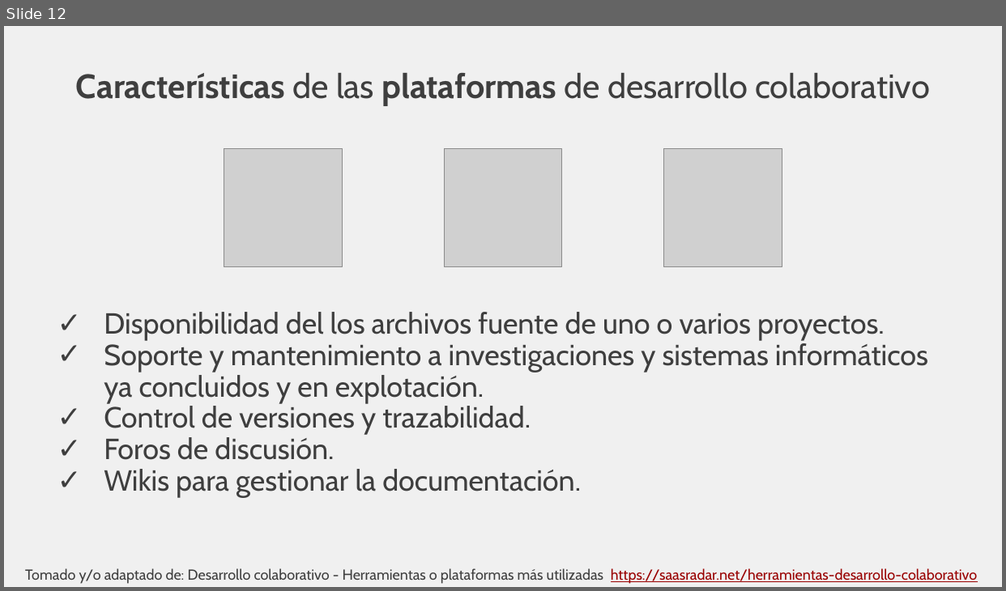
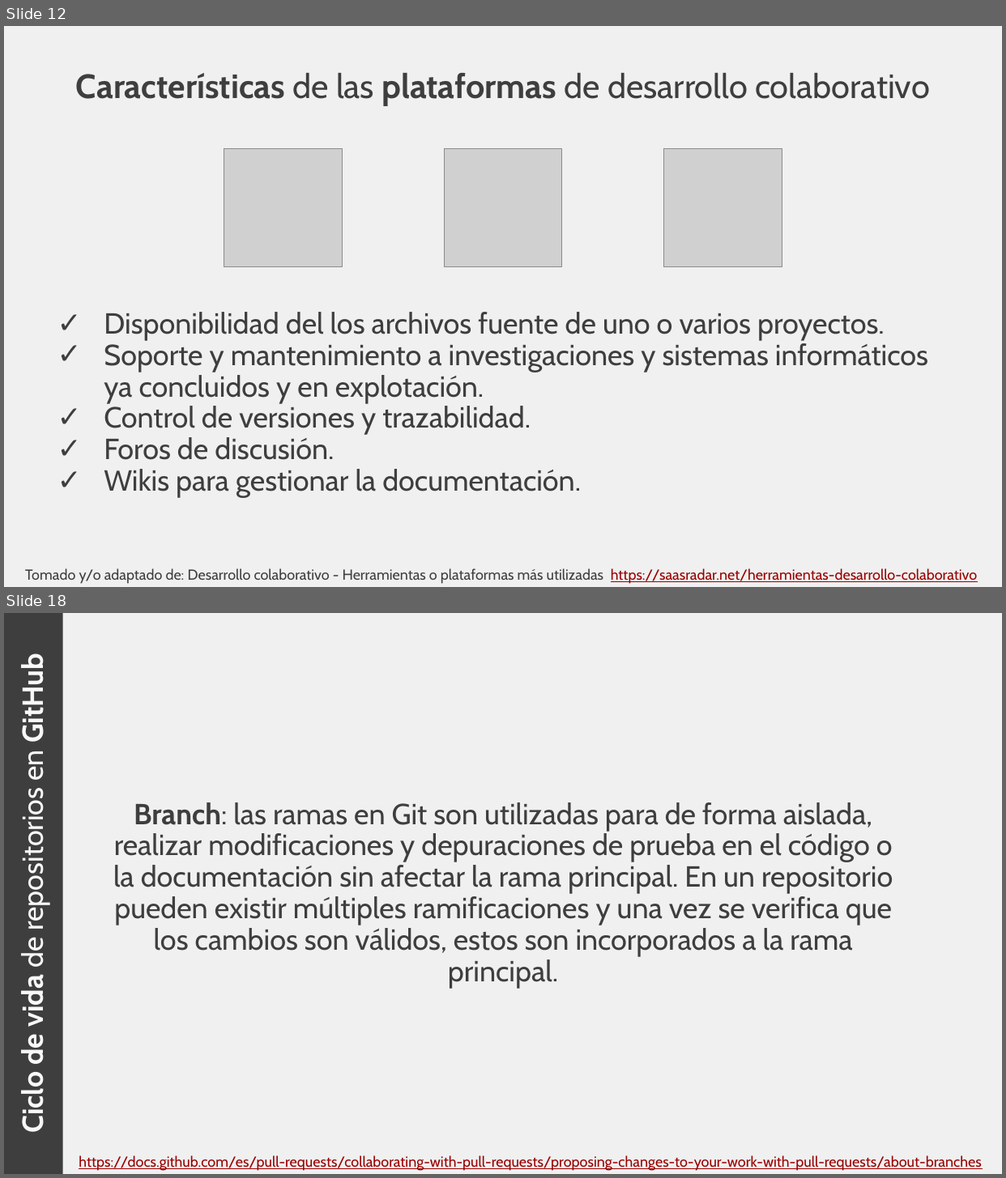
Before and after one commit to rcfdtools/R.TeachingResearchGuide, a slide deck: Section01/Section01.pptx. Shown one above the other, each under a label of ours: slide 12 before the commit, slides 12 and 18 after it; the slides between them are not shown. The pictures are 1006x591 and 1006x1178 pixels, drawn with LibreOffice and Linux fonts; fonts in the diff are those of the drawing; grey boxes stand for pictures. Boxes give left, top, right and bottom in pixels: in the first picture for what was removed or moved away, otherwise in the second. Text is boxed around its words. In the diff, an @@ line names an element or a change of style, - is before the commit and + after.

```diff
--- a/Section01/Section01.pptx
+++ b/Section01/Section01.pptx
@@ slide 18 added at (4,613,1002,1174), background #F0F0F0 @@
@@ rectangle added at (4,613,63,1174), fill #3E3E3E, 28 pt, text #F8F8F8, bold @@
+Ciclo de vida de repositorios en GitHub
@@ text added at (113,803,893,988), 28 pt, text #3E3E3E @@
+Branch: las ramas en Git son utilizadas para de forma aislada, realizar modificaciones y depuraciones de prueba en el código o la documentación sin afectar la rama principal. En un repositorio pueden existir múltiples ramificaciones y una vez se verifica que los cambios son válidos, estos son incorporados a la rama principal.
@@ text added at (79,1156,981,1171), 14 pt, text #990000, underline @@
+https://docs.github.com/es/pull-requests/collaborating-with-pull-requests/proposing-changes-to-your-work-with-pull-requests/about-branches
```
Also in this commit, not shown: 1 slide changed, 10 other slides added, 1 slide removed, 2 other files.
